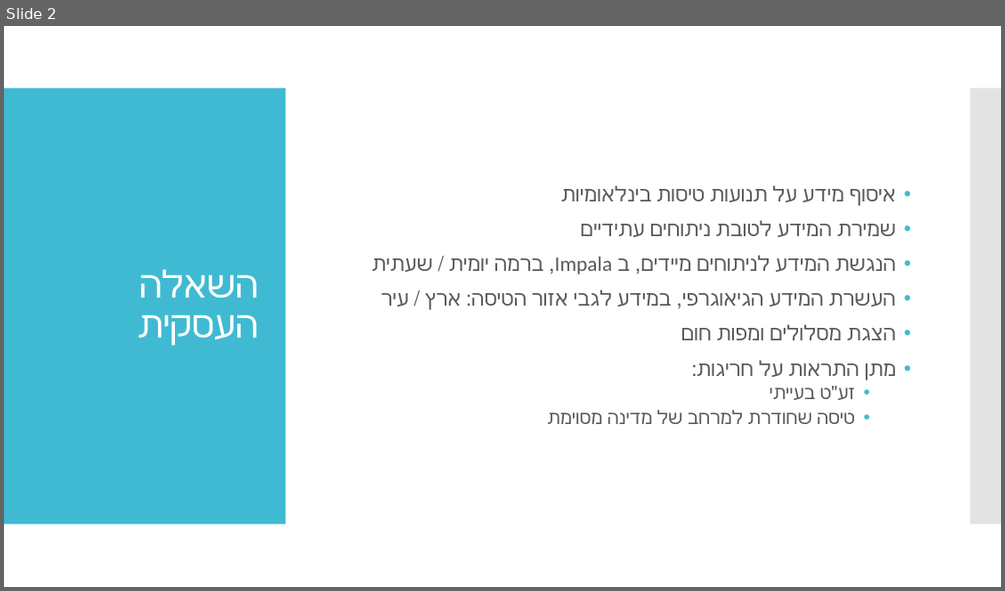
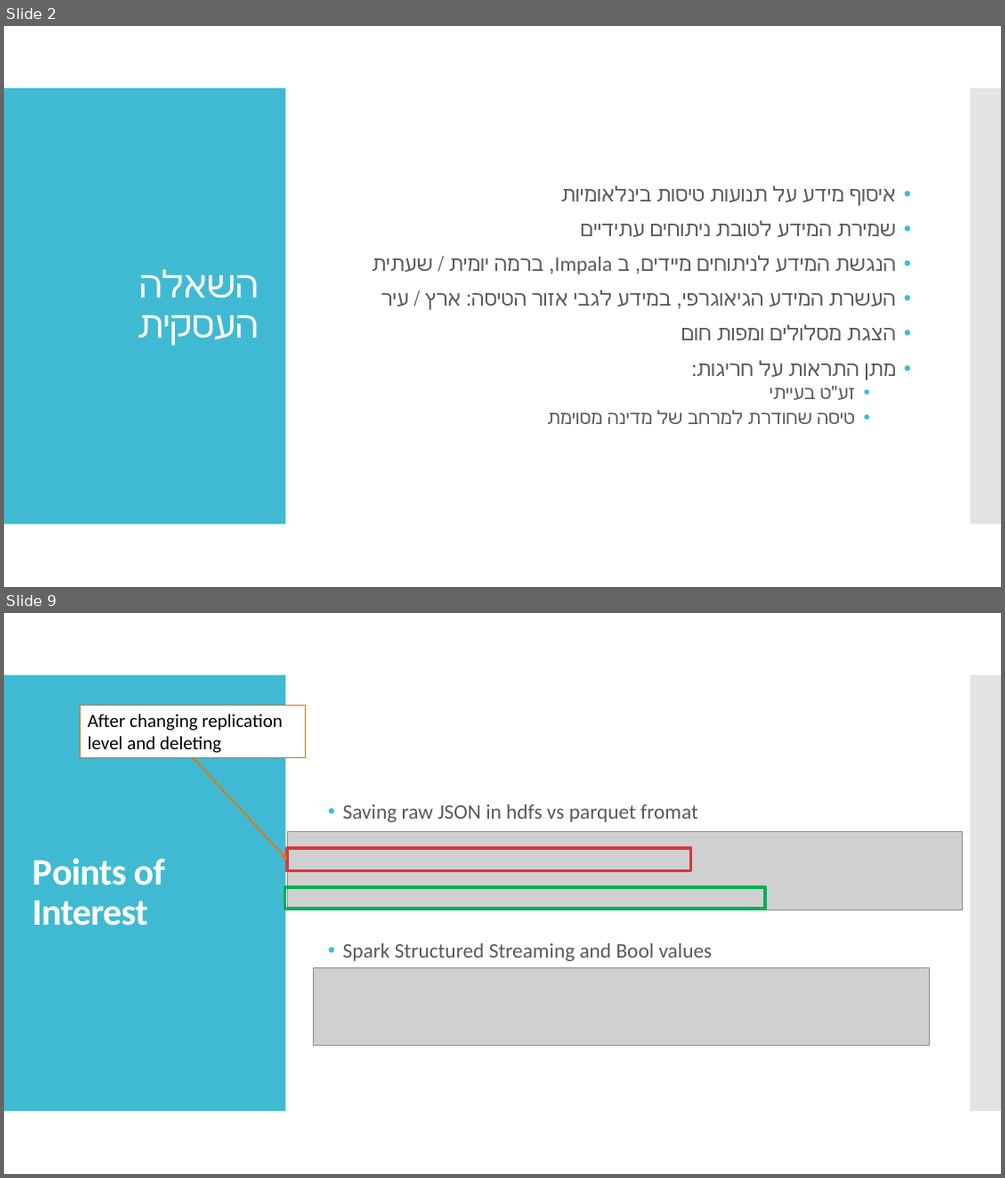
Before and after one commit to livgeni/NayaDE-Final-Project, a slide deck: FinalProjectDesign.pptx. Shown one above the other, each under a label of ours: slide 2 before the commit, slides 2 and 9 after it; the slides between them are not shown. The pictures are 1005x591 and 1005x1178 pixels, drawn with LibreOffice and Linux fonts; fonts in the diff are those of the drawing; grey boxes stand for pictures. Boxes give left, top, right and bottom in pixels: in the first picture for what was removed or moved away, otherwise in the second. Text is boxed around its words. In the diff, an @@ line names an element or a change of style, - is before the commit and + after.

```diff
--- a/FinalProjectDesign.pptx
+++ b/FinalProjectDesign.pptx
@@ slide 9 added at (4,613,1001,1174), background #FFFFFF; not listed: 2 template elements that a slide beside it also shows @@
@@ rectangle added at (81,705,306,758), fill #FFFFFF, outline #EE7008 0.85 pt, 18 pt, text #000000 @@
+After changing replication level and deleting
@@ arrow added from (193, 757) to (287, 860), #EE7008 1.5 pt @@
@@ text added at (343,804,712,961), 20 pt, text #595959 @@
+• Saving raw JSON in hdfs vs parquet fromat
+• Spark Structured Streaming and Bool values
@@ picture added at (287,831,963,910) @@
@@ rectangle added at (287,848,691,870), outline #D5393D 3 pt @@
@@ title added at (32,858,165,925), 36 pt, text #FFFFFF, bold @@
+Points of Interest
@@ rectangle added at (285,887,765,908), outline #00B050 3 pt @@
@@ picture added at (314,967,929,1045) @@
```
Also in this commit, not shown: 4 slides changed, 5 other slides added.
